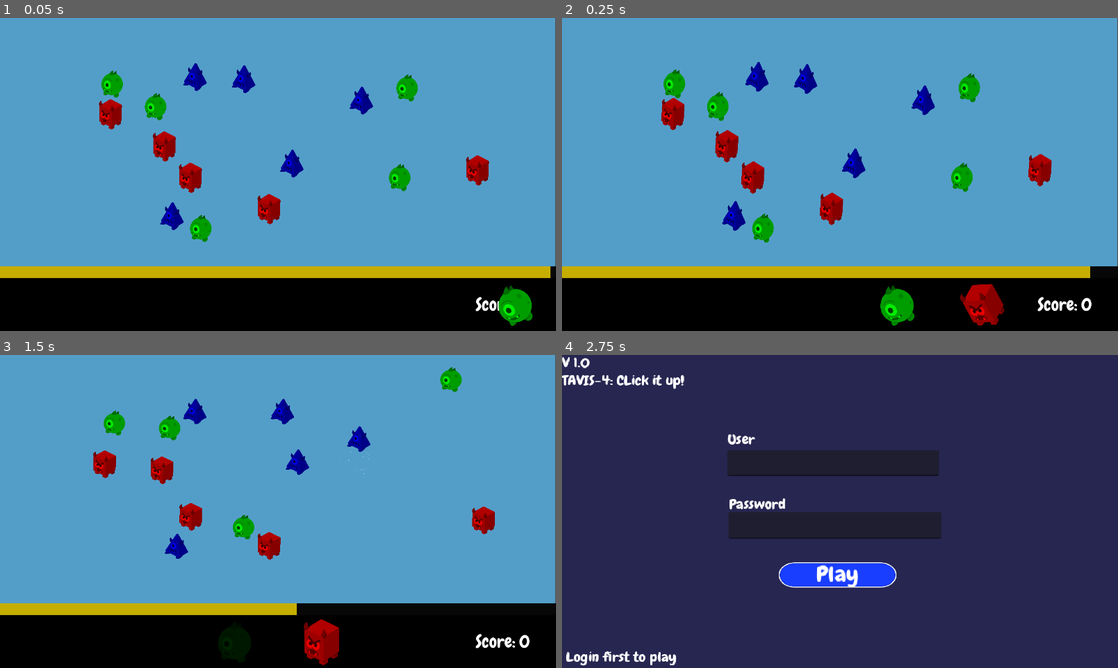
Above: before the commit, frames 1-4 (two rows, left to right).
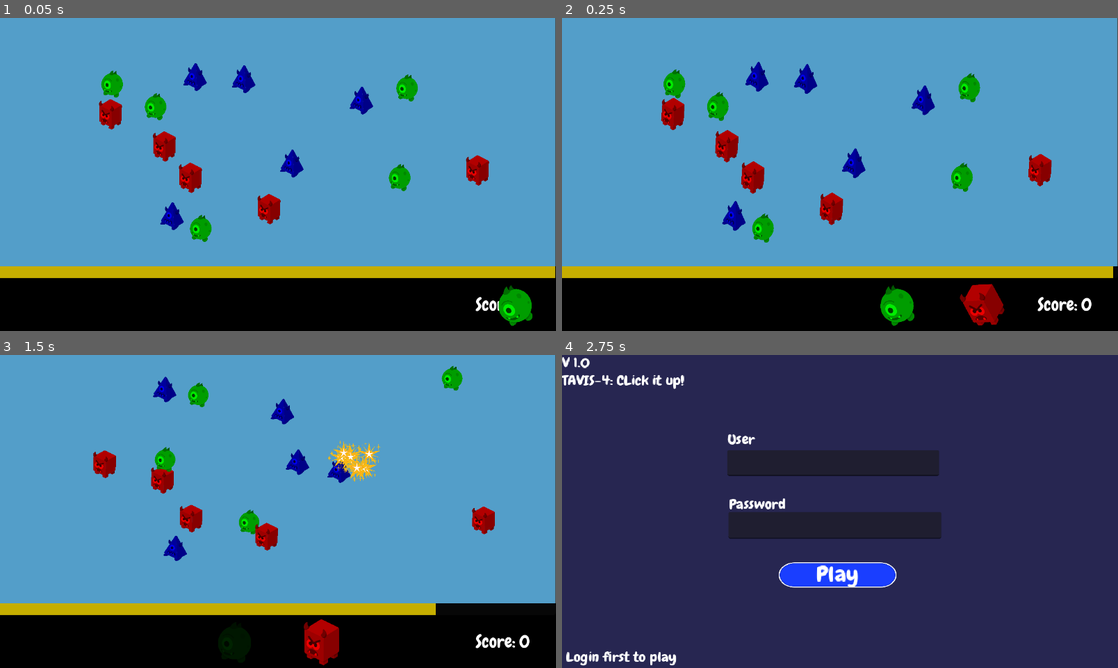
Above: after the commit, the same moments.

Repository: Hunter-Soft/Prototipo-MonstrosSA
Game: Godot game, scene res://Scenes/Level01Test.tscn
Same seed, same stepped clock (60 frames per second), same inputs: the game is played once before the commit and once after it. This scene is started directly instead of the project's main scene.
Inputs (mouse positions are in pixels of both pictures, inside the frame that each line leads up to):
- Up to frame 1 (0.05 s): no input
- Up to frame 2 (0.25 s): no input
- Up to frame 3 (1.5 s): tap Enter (ui_accept) at 0.5 s; drag from (111, 452) to (400, 514) at 0.52 s; drag from (355, 467) to (105, 458) at 1.27 s
- Up to frame 4 (2.75 s): move the mouse to (1045, 524) at 2.02 s; tap Tab (login) at 2.1 s; click (1045, 524) at 2.17 s

The runs differ from the first frame. In frame 1, less than 0.1% of the frame differs, in the area x 99-100%, y 79-84%; in frame 2, 0.2%; in frame 3, 4.2%, in the area x 18-84%, y 3-84%; in frame 4, nothing differs.

Commit message:
V0.159: Adição de gameJuice no bixo e na câmera, mudanças na dificuldade
Mudei a composição da cena do orderflag se tiver dúvida manda no zap

Diff:
--- /dev/null
+++ b/tavis_4_project/Objects/Components/HitParticles.tscn
@@ -0,0 +1,10 @@
+[gd_scene format=3 uid="uid://cdaql3bpdxsta"]
+
+[ext_resource type="PackedScene" uid="uid://7pnvion1n6nr" path="res://Objects/Components/ParticleComponent.tscn" id="1_0i2sx"]
+[ext_resource type="Texture2D" uid="uid://d3pforips8y7y" path="res://Sprites/Sparkle.png" id="2_0wm4c"]
+
+[node name="CPUParticles2D" unique_id=1921351149 instance=ExtResource("1_0i2sx")]
+amount = 10
+texture = ExtResource("2_0wm4c")
+scale_amount_min = 0.75
+scale_amount_max = 0.75
--- a/tavis_4_project/Objects/Components/ParticleComponent.tscn
+++ b/tavis_4_project/Objects/Components/ParticleComponent.tscn
@@ -3,8 +3,8 @@
 [ext_resource type="Script" uid="uid://b8lmswgy66v2a" path="res://Objects/Components/particleComponent.gd" id="1_26c5k"]
 
 [sub_resource type="Curve" id="Curve_koxkq"]
-_data = [Vector2(0, 0.7354086), 0.0, 0.0, 0, 0, Vector2(0.4074074, 0), 0.0, 0.0, 0, 0]
-point_count = 2
+_data = [Vector2(0, 0.2996109), 0.0, 0.0, 0, 0, Vector2(0.44973546, 0.08171213), -2.45136, 0.0, 0, 0, Vector2(0.77248675, 0), 0.0, 0.0, 0, 0]
+point_count = 3
 
 [node name="CPUParticles2D" type="CPUParticles2D" unique_id=1921351149]
 emitting = false
--- a/tavis_4_project/Objects/Prefabs/monster1.tscn
+++ b/tavis_4_project/Objects/Prefabs/monster1.tscn
@@ -100,3 +100,5 @@
 scale_amount_max = 10.0
 scale_amount_curve = SubResource("Curve_koxkq")
 color = Color(0, 0.6951624, 0.105703525, 1)
+
+[node name="AnimationPlayer" type="AnimationPlayer" parent="." unique_id=700333192]
--- a/tavis_4_project/Objects/Prefabs/monster2.tscn
+++ b/tavis_4_project/Objects/Prefabs/monster2.tscn
@@ -2,6 +2,78 @@
 
 [ext_resource type="PackedScene" uid="uid://dqx2f22av42p5" path="res://Objects/Prefabs/Monster1.tscn" id="1_tf8uf"]
 [ext_resource type="SpriteFrames" uid="uid://bwj55xx4fvkc6" path="res://Objects/Resources/Visuals/monster2.tres" id="2_87a8t"]
+
+[sub_resource type="Animation" id="Animation_87a8t"]
+resource_name = "Blink"
+tracks/0/type = "value"
+tracks/0/imported = false
+tracks/0/enabled = true
+tracks/0/path = NodePath(".:scale:x")
+tracks/0/interp = 2
+tracks/0/loop_wrap = true
+tracks/0/keys = {
+"times": PackedFloat32Array(0, 0.5, 1),
+"transitions": PackedFloat32Array(3.4822028, 1, 1),
+"update": 0,
+"values": [1.0, 0.01, 1.0]
+}
+tracks/1/type = "value"
+tracks/1/imported = false
+tracks/1/enabled = true
+tracks/1/path = NodePath(".:scale:y")
+tracks/1/interp = 1
+tracks/1/loop_wrap = true
+tracks/1/keys = {
+"times": PackedFloat32Array(0, 0.5, 1),
+"transitions": PackedFloat32Array(1, 0.37892914, 0.37892914),
+"update": 0,
+"values": [1.0, 0.1, 1.0]
+}
+
+[sub_resource type="Animation" id="Animation_xtip7"]
+length = 0.001
+tracks/0/type = "value"
+tracks/0/imported = false
+tracks/0/enabled = true
+tracks/0/path = NodePath(".:scale")
+tracks/0/interp = 1
+tracks/0/loop_wrap = true
+tracks/0/keys = {
+"times": PackedFloat32Array(0),
+"transitions": PackedFloat32Array(1),
+"update": 0,
+"values": [Vector2(1, 1)]
+}
+tracks/1/type = "value"
+tracks/1/imported = false
+tracks/1/enabled = true
+tracks/1/path = NodePath(".:scale:x")
+tracks/1/interp = 1
+tracks/1/loop_wrap = true
+tracks/1/keys = {
+"times": PackedFloat32Array(0),
+"transitions": PackedFloat32Array(1),
+"update": 1,
+"values": [0.08617324]
+}
+tracks/2/type = "value"
+tracks/2/imported = false
+tracks/2/enabled = true
+tracks/2/path = NodePath(".:scale:y")
+tracks/2/interp = 1
+tracks/2/loop_wrap = true
+tracks/2/keys = {
+"times": PackedFloat32Array(0),
+"transitions": PackedFloat32Array(1),
+"update": 1,
+"values": [1.0]
+}
+
+[sub_resource type="AnimationLibrary" id="AnimationLibrary_yo7ys"]
+_data = {
+&"Blink": SubResource("Animation_87a8t"),
+&"RESET": SubResource("Animation_xtip7")
+}
 
 [node name="Monster" unique_id=1365438596 instance=ExtResource("1_tf8uf")]
 monster_type = 1
@@ -11,3 +83,7 @@
 [node name="AnimatedSprite2D" parent="feet_pivot" parent_id_path=PackedInt32Array(1936517217) index="0" unique_id=448399411]
 position = Vector2(4.7683716e-07, -11)
 sprite_frames = ExtResource("2_87a8t")
+
+[node name="AnimationPlayer" parent="." index="6" unique_id=700333192]
+libraries/ = SubResource("AnimationLibrary_yo7ys")
+speed_scale = 2.0
--- a/tavis_4_project/Objects/Prefabs/monsterController.gd
+++ b/tavis_4_project/Objects/Prefabs/monsterController.gd
@@ -5,6 +5,7 @@
 
 @export_subgroup("Animation")
 @onready var pivot: Node2D = $feet_pivot
+@onready var anim_player: AnimationPlayer = $AnimationPlayer
 
 @export var squish_amount := 0.1
 @export var rotate_amount := 8.0 # degrees
@@ -62,8 +63,10 @@
 		if monster_type == monsterType.Example_01:
 			walkState(action_cooldown, distance_to_travel, speed) #Andar Nomarl
 		elif monster_type == monsterType.Example_02:
+			anim_player.play("Blink")
+			await get_tree().create_timer(0.3).timeout
 			walkState(action_cooldown, distance_to_travel * 1.5, speed*30) #Teleporte
-			await get_tree().create_timer(0.1).timeout #NICOLLAS LEMBRAR
+			#NICOLLAS LEMBRAR
 			#$CPUParticles2D.emitting = true
 		elif monster_type == monsterType.Example_03:
 			walkState(action_cooldown, distance_to_travel*2, speed*3) #Dash
--- a/tavis_4_project/Objects/Prefabs/orderManager.gd
+++ b/tavis_4_project/Objects/Prefabs/orderManager.gd
@@ -13,7 +13,7 @@
 @export var offset := Vector2(100, 0)
 
 @onready var order_flag_scene: PackedScene = load("res://Objects/Prefabs/orderFlag.tscn")
-@onready var correct_particles: PackedScene = load("res://Objects/Components/ParticleComponent.tscn")
+@onready var correct_particles: PackedScene = load("res://Objects/Components/HitParticles.tscn")
 @onready var correct_monster_SFX_scene: PackedScene = load("res://Objects/Components/SFXComponent.tscn")
 
 @onready var spawner_component: SpawnerComponent = $"../SpawnerComponent"
--- a/tavis_4_project/Scenes/Level01Test.tscn
+++ b/tavis_4_project/Scenes/Level01Test.tscn
@@ -16,6 +16,42 @@
 [ext_resource type="Texture2D" uid="uid://bum8b6g3mhj0h" path="res://brain_pack/images/pre_assets/play button.svg" id="13_ycsbx"]
 [ext_resource type="FontFile" uid="uid://vpugeo7khh26" path="res://brain_pack/text/Chewy-Regular.ttf" id="15_s1wt5"]
 
+[sub_resource type="Animation" id="Animation_qavo7"]
+length = 0.001
+tracks/0/type = "value"
+tracks/0/imported = false
+tracks/0/enabled = true
+tracks/0/path = NodePath("Camera2D:zoom")
+tracks/0/interp = 1
+tracks/0/loop_wrap = true
+tracks/0/keys = {
+"times": PackedFloat32Array(0),
+"transitions": PackedFloat32Array(1),
+"update": 0,
+"values": [Vector2(1, 1)]
+}
+
+[sub_resource type="Animation" id="Animation_ycsbx"]
+resource_name = "Shake"
+tracks/0/type = "value"
+tracks/0/imported = false
+tracks/0/enabled = true
+tracks/0/path = NodePath("Camera2D:zoom")
+tracks/0/interp = 1
+tracks/0/loop_wrap = true
+tracks/0/keys = {
+"times": PackedFloat32Array(0, 0.5, 1),
+"transitions": PackedFloat32Array(1, 1, 1),
+"update": 0,
+"values": [Vector2(1, 1), Vector2(1.1, 1.1), Vector2(1, 1)]
+}
+
+[sub_resource type="AnimationLibrary" id="AnimationLibrary_qavo7"]
+_data = {
+&"RESET": SubResource("Animation_qavo7"),
+&"Shake": SubResource("Animation_ycsbx")
+}
+
 [sub_resource type="StyleBoxFlat" id="StyleBoxFlat_d0xu6"]
 bg_color = Color(0.77716494, 0.68082696, 0, 1)
 
@@ -32,8 +68,14 @@
 [node name="Level01Test" type="Node2D" unique_id=872439788]
 position = Vector2(0, -29)
 script = ExtResource("1_anx0o")
-damage_per_second = 6.0
 metadata/_edit_vertical_guides_ = [90.0]
+
+[node name="AnimationPlayer" type="AnimationPlayer" parent="." unique_id=146112897]
+libraries/ = SubResource("AnimationLibrary_qavo7")
+speed_scale = 5.0
+
+[node name="Camera2D" type="Camera2D" parent="." unique_id=171933026]
+position = Vector2(640, 389)
 
 [node name="Music" type="AudioStreamPlayer" parent="." unique_id=752756537]
 stream = ExtResource("2_aiu3w")
@@ -64,10 +106,10 @@
 
 [node name="SpawnerComponent" parent="." unique_id=1821356837 instance=ExtResource("1_3wvi2")]
 position = Vector2(27, 28)
-chance_to_dupe = 0.35
+chance_to_dupe = 0.1
 max_monsters = 15
 monsters_to_spawn = 15
-monster_pool_chance = Array[int]([6, 1, 3])
+monster_pool_chance = Array[int]([12, 1, 3])
 
 [node name="OrderManager" parent="." unique_id=264940256 instance=ExtResource("6_5ad2a")]
 position = Vector2(-640, -670)
@@ -96,7 +138,7 @@
 
 [node name="CollisionPolygon2D" type="CollisionPolygon2D" parent="StaticBody2D" unique_id=1140197397]
 scale = Vector2(0.99999994, 0.99999994)
-polygon = PackedVector2Array(92, 68.86978, 87, 532, 91, 1066.6011, 1368, 1060.8833, 1369, 925.089, 1369, 67.44037, 1307, 67.44037, 132, 61.72271, 137, 136.05226, 1305, 143.19934, 1327, 916.5125, 133, 913.6537, 135, 61.72271)
+polygon = PackedVector2Array(92, 68.86978, 87, 532, 91, 1066.6011, 1368, 1060.8833, 1369, 925.089, 1369, 67.44037, 1307, 67.44037, 132, 61.72271, 112, 117.46987, 1348, 126.04636, 1341, 855.04767, 112, 862.19476, 119, 134.62285, 135, 61.72271)
 
 [node name="Marker2D" type="Marker2D" parent="." unique_id=356942909]
 position = Vector2(182, 152)
--- a/tavis_4_project/Scenes/gameManager.gd
+++ b/tavis_4_project/Scenes/gameManager.gd
@@ -50,6 +50,7 @@
 
 	order_manager.connect("mistaken_monster_order", func():
 		wrong_sound.play()
+		$AnimationPlayer.play("Shake")
 		life_timer.loseTime(5)
 	)
 	#order_manager.connect("completed_order", delivery_area.resetMonsterSlots)
@@ -65,9 +66,11 @@
 
 func updateDifficulty() -> void:
 	if current_phase < 5:
+		damage_per_second = 1
 		order_manager.order_size = 2
 
 	elif current_phase < 10:
+		damage_per_second = 1.5
 		var rng = randf()
 		if rng < 0.6:
 			order_manager.order_size = 3
@@ -75,6 +78,7 @@
 			order_manager.order_size = 2
 
 	else:
+		damage_per_second = 2
 		var rng = randf()
 		if rng < 1 && rng > 0.8:
 			order_manager.order_size = 4
--- a/tavis_4_project/spawnerComponent.gd
+++ b/tavis_4_project/spawnerComponent.gd
@@ -36,7 +36,21 @@
 		spawnEnemies(x)
 	#pass
 
-func chooseMonsters() -> Array[PackedScene]:
+#func chooseMonsters() -> Array[PackedScene]:
+	#var result: Array[PackedScene] = []
+	##var amount_each := monsters_to_spawn / monster_pool.size()
+#
+	##for i in range(monster_pool.size()):
+		##for j in range(amount_each):
+			##result.append(monster_pool[i])
+	#while result.size() < monsters_to_spawn:
+		#result.append(monster_pool.pick_random())
+#
+	#result.shuffle()
+	#monsters_to_spawn = 0
+	#return result
+
+func chooseMonsters() -> Array[PackedScene]: #VERSÃO SOFIA
 	var result: Array[PackedScene] = []
 	var amount_each := monsters_to_spawn / monster_pool.size()
 
Binary file added: tavis_4_project/Sprites/Sparkle.png
Not shown, added: tavis_4_project/Sprites/Sparkle.png.import
